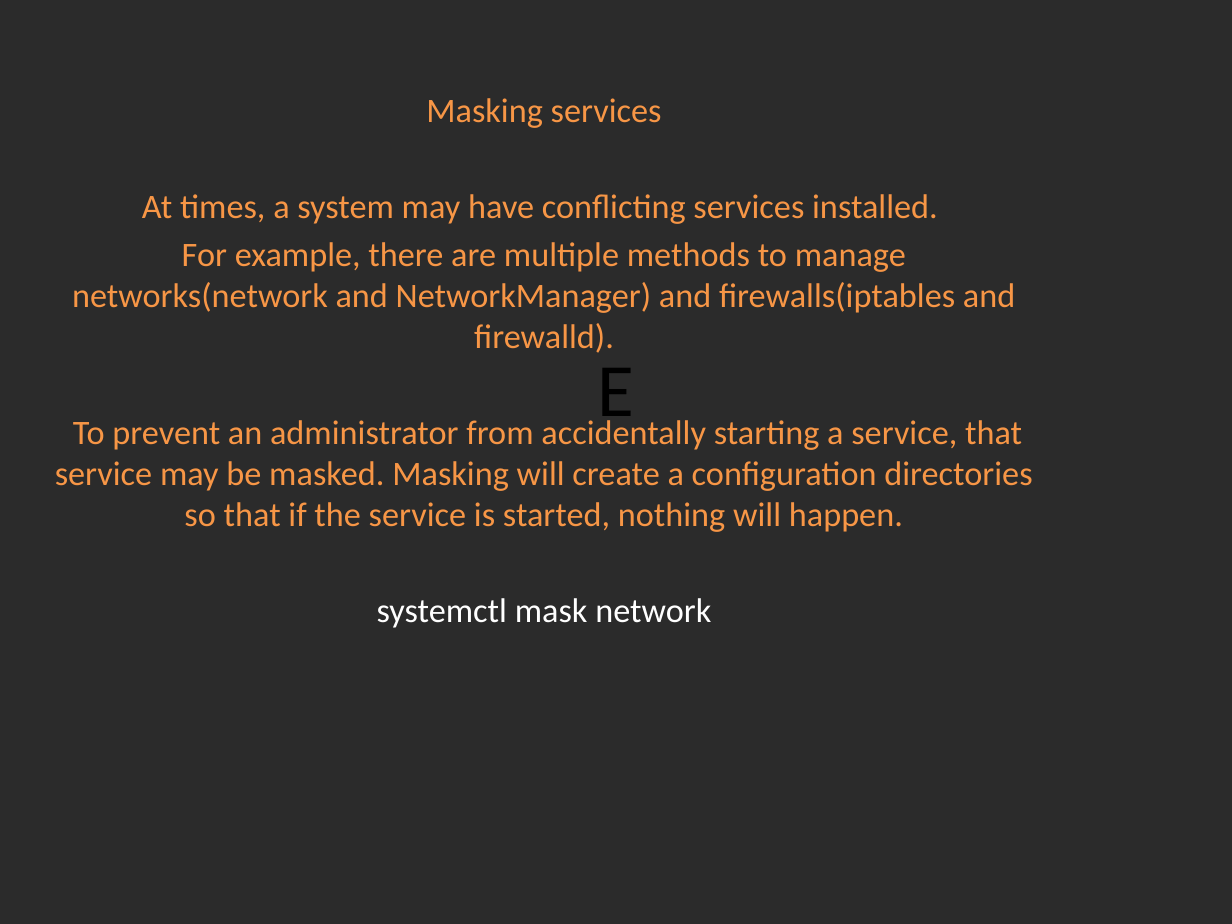
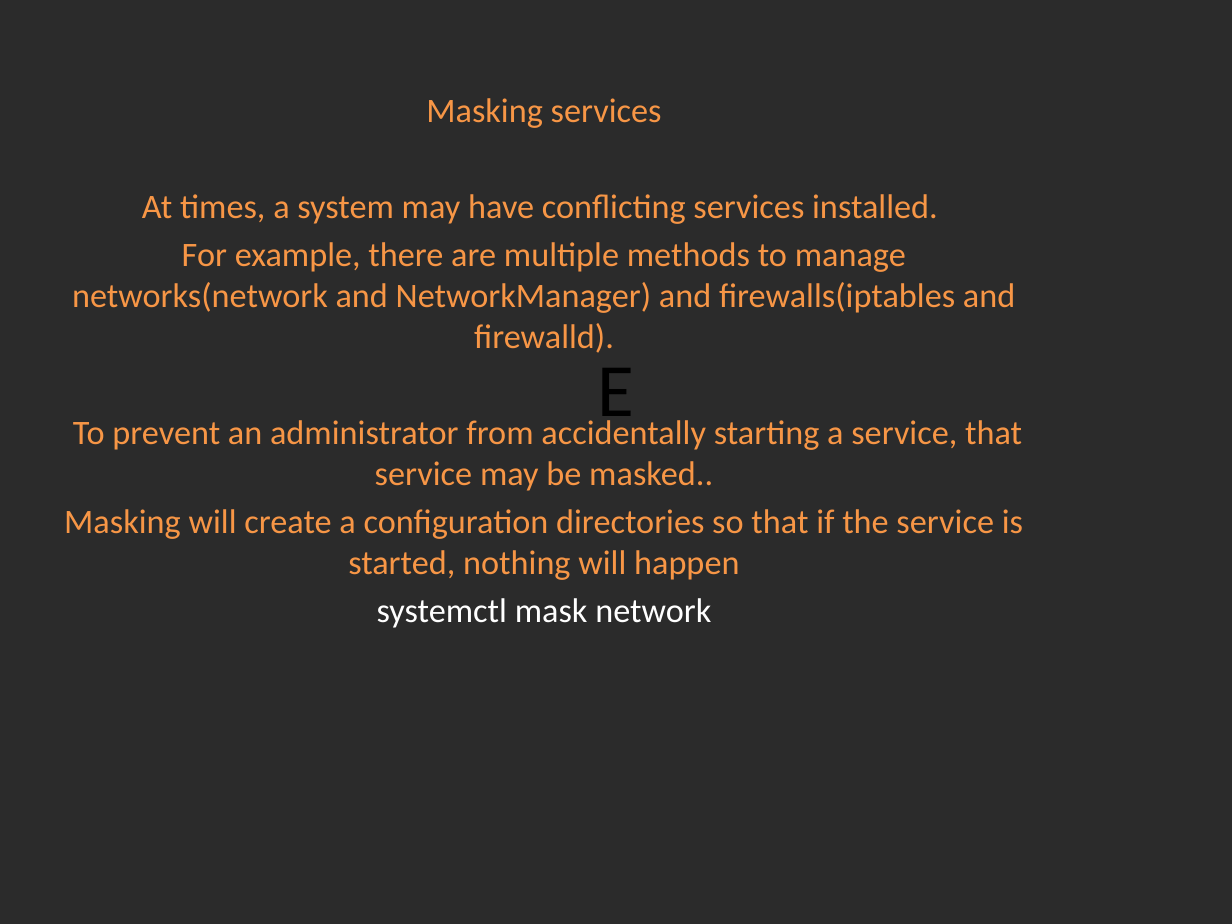
Before and after one commit to Academy-Soft-Intellect/Linux-Course, a slide deck: slide 6 of 10.SystemD_And_TheBootProcedure/10-SystemDAndTheBootProcedure.pptx. Drawn at 1232x924 pixels with LibreOffice and Linux fonts; fonts in the diff are those of the drawing; background and template pictures are left out; a plain dark background stands for a picture behind light text. Boxes give left, top, right and bottom in pixels: in the first picture for what was removed or moved away, otherwise in the second. Text is boxed around its words. In the diff, an @@ line names an element or a change of style, - is before the commit and + after.

Commit message:
Systemd and the boot procedure typos.

```diff
--- a/10.SystemD_And_TheBootProcedure/10-SystemDAndTheBootProcedure.pptx
+++ b/10.SystemD_And_TheBootProcedure/10-SystemDAndTheBootProcedure.pptx
@@ subtitle at (64, 420, 1023, 580): text changed @@
-To prevent an administrator from accidentally starting a service, that service may be masked. Masking will create a configuration directories so that if the service is started, nothing will happen.
+To prevent an administrator from accidentally starting a service, that service may be masked..
+Masking will create a configuration directories so that if the service is started, nothing will happen
```
Also in this commit, not shown: 6 other slides changed.
